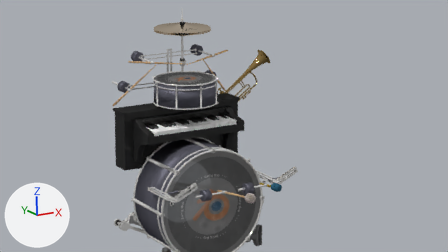
Two versions of the Blender file scenes/MASTERSCENE.blend, one commit apart.
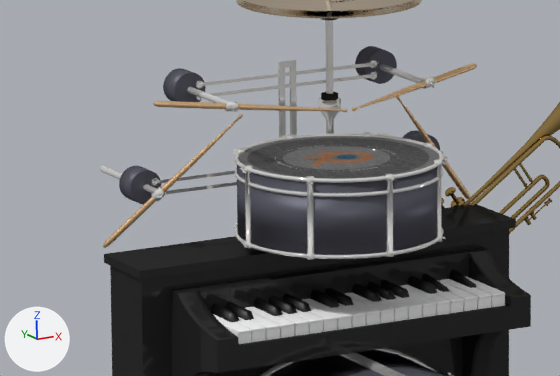
Each version is shown from the file's camera 'Camera', then close up on the part from 18% to 57% of the width and 12% to 58% of the height. Every picture has the same lights, and +X, +Y and +Z are marked at lower left.

In view in the first close-up: 'Hi-Hats', 'Trompete.001', 'basedrum_arms_group', 'piano_group', 'snareGroup'.
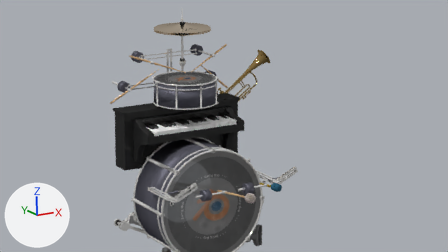
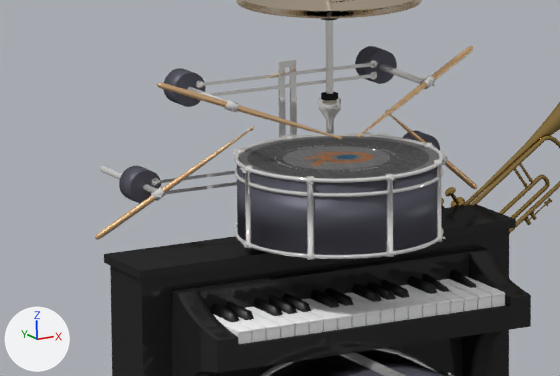
ob_cylinder_025 is not drawn itself; it is the parent of ob_cylinder_026, ob_cube_003, ob_cylinder_038.
ob_cylinder_047 is not drawn itself; it is the parent of ob_cylinder_036, ob_cube_006, ob_cylinder_048.
ob_cylinder_050 is not drawn itself; it is the parent of ob_cylinder_037, ob_cylinder_049, ob_cube_004.
ob_cylinder_027 is not drawn itself; it is the parent of ob_cube_007, ob_cylinder_028, ob_cylinder_035.

What changed in the scene script:
```text
Change ob_cylinder_025:
    ob_cylinder_025.rotation_euler: (0.0, 0.826, 0.0) -> (0.0, 0.651, 0.0)  # degrees (0, 47, 0) -> degrees (0, 37, 0)
Change ob_cylinder_047:
    ob_cylinder_047.rotation_euler: (0.0, -0.0789, 0.0) -> (0.0, -0.345, 0.0)  # degrees (0, -4.5, 0) -> degrees (0, -20, 0)
Change ob_cylinder_050:
    ob_cylinder_050.rotation_euler: (0.0, 0.0789, 0.0) -> (0.0, 0.345, 0.0)  # degrees (0, 4.5, 0) -> degrees (0, 20, 0)
Change ob_cylinder_027:
    ob_cylinder_027.rotation_euler: (0.0, -0.826, 0.0) -> (0.0, -0.651, 0.0)  # degrees (0, -47, 0) -> degrees (0, -37, 0)
```

Changed parts and their boxes [x1, y1, x2, y2] in the close-ups (560 x 376 px):
'snareGroup', turned
    before: [100, 46, 477, 260]
    after: [95, 46, 477, 260]
